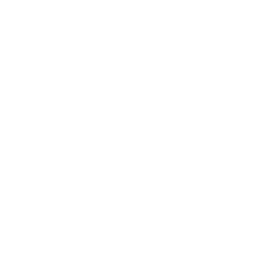
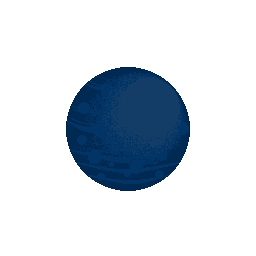
Layer changes from the first 256×256 image to the second:
added group "planet 4 copy" with 2 layers above "planet 3" over [66, 67, 190, 191]
added layer "planet-4 copy" (2nd of 2, in "planet 4 copy") (60%) in group "planet 4 copy" over [66, 67, 190, 191]
added layer "planet-4" (2nd of 2, in "planet 4 copy") in group "planet 4 copy" over [66, 67, 190, 191]
